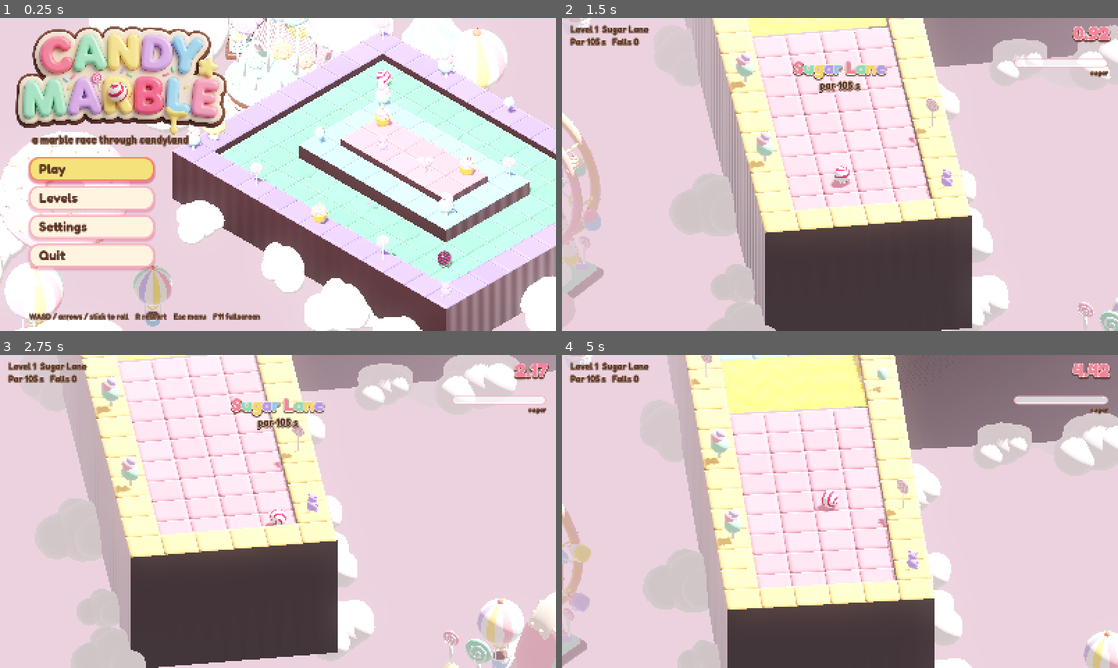
Above: before the commit, frames 1-4 (two rows, left to right).
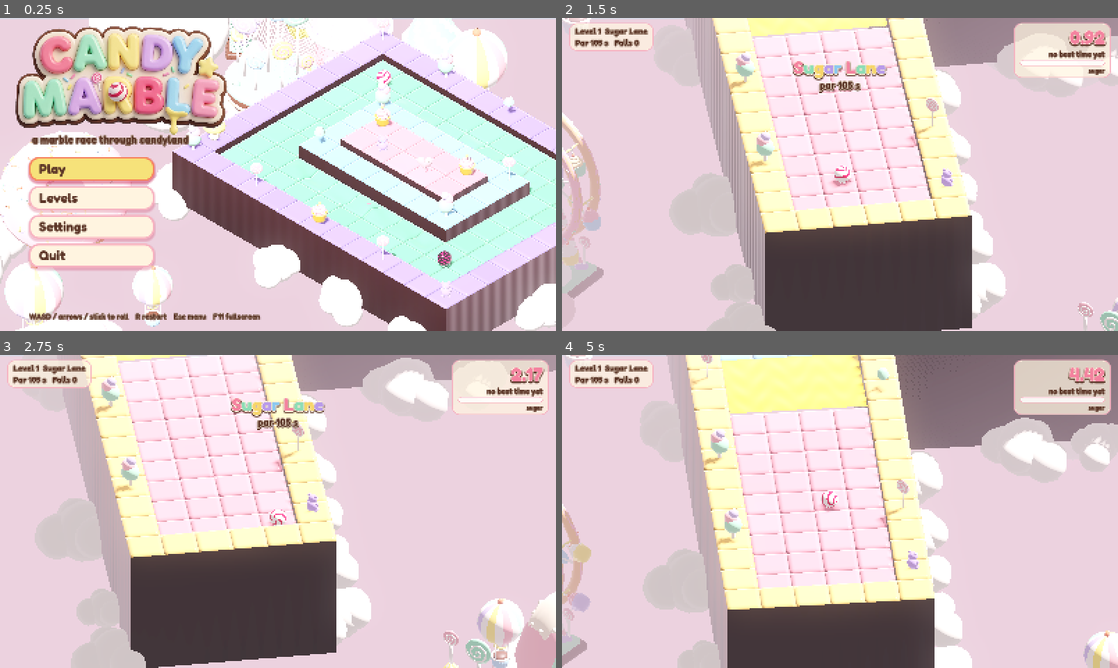
Above: after the commit, the same moments.

Repository: vLX42/candy-marble
Game: Godot game, scene res://scenes/title.tscn
Same seed, same stepped clock (60 frames per second), same inputs: the game is played once before the commit and once after it.
Inputs:
- Up to frame 1 (0.25 s): no input
- Up to frame 2 (1.5 s): click "Play" at 0.5 s; tap Enter at 1.25, 1.35 s; hold D (right) from 1.28 s (still down)
- Up to frame 3 (2.75 s): release D (right) at 2.03 s; hold S (down) from 2.03 s (still down); tap Enter at 2.1 s
- Up to frame 4 (5 s): release S (down) at 2.78 s; hold D (right) 2.78-3.53 s; tap Enter at 2.85, 3.6, 4.35 s; hold W (up) 3.53-4.28 s; hold A (left) from 4.28 s (still down)

The runs differ from the first frame. In frame 1, 4.2% of the frame differs, in the area x 4-100%, y 0-100%; in frame 2, 5.5%; in frame 3, 6.5%; in frame 4, 8.4%, in the area x 0-100%, y 0-100%.

Commit message:
Performance: adaptive indexed terrain, no backdrop shadows, cheaper shadows/SSAO; tidy HUD cards

Diff:
--- a/project.godot
+++ b/project.godot
@@ -38,3 +38,5 @@
 [rendering]
 
 anti_aliasing/quality/msaa_3d=2
+environment/ssao/quality=1
+environment/ssao/half_size=true
--- a/scripts/backdrop.gd
+++ b/scripts/backdrop.gd
@@ -78,6 +78,7 @@
 		return null
 	var n: Node3D = load(path).instantiate()
 	add_child(n)
+	Terrain.no_shadows(n)
 	return n
 
 
--- a/scripts/main.gd
+++ b/scripts/main.gd
@@ -410,7 +410,7 @@
 
 func _update_best_label() -> void:
 	var best := scores.best(_score_key())
-	_hud_best.text = "Best %.2f" % best if best > 0.0 else ""
+	_hud_best.text = "best  %.2f" % best if best > 0.0 else "no best time yet"
 
 
 func on_bump(pos: Vector3) -> void:
@@ -591,27 +591,48 @@
 	var layer := CanvasLayer.new()
 	add_child(layer)
 
-	_hud_level = _label(26)
-	_hud_level.position = Vector2(24, 16)
-	layer.add_child(_hud_level)
-
-	_hud_time = _label(56)
-	_hud_time.anchor_left = 1.0
-	_hud_time.anchor_right = 1.0
-	_hud_time.offset_left = -300.0
-	_hud_time.offset_right = -24.0
-	_hud_time.offset_top = 8.0
+	var left := _card()
+	left.position = Vector2(20, 14)
+	layer.add_child(left)
+	_hud_level = _label(24)
+	left.add_child(_hud_level)
+
+	# Top-right card: timer, best time, sugar meter, stacked so nothing overlaps.
+	var card := _card()
+	card.anchor_left = 1.0
+	card.anchor_right = 1.0
+	card.offset_left = -300.0
+	card.offset_right = -20.0
+	card.offset_top = 14.0
+	card.grow_horizontal = Control.GROW_DIRECTION_BEGIN
+	layer.add_child(card)
+	var col := VBoxContainer.new()
+	col.add_theme_constant_override("separation", 2)
+	card.add_child(col)
+	_hud_time = _label(54)
 	_hud_time.horizontal_alignment = HORIZONTAL_ALIGNMENT_RIGHT
-	layer.add_child(_hud_time)
-
-	_hud_best = _label(24)
-	_hud_best.anchor_left = 1.0
-	_hud_best.anchor_right = 1.0
-	_hud_best.offset_left = -300.0
-	_hud_best.offset_right = -28.0
-	_hud_best.offset_top = 78.0
+	col.add_child(_hud_time)
+	_hud_best = _label(22)
 	_hud_best.horizontal_alignment = HORIZONTAL_ALIGNMENT_RIGHT
-	layer.add_child(_hud_best)
+	col.add_child(_hud_best)
+	_hud_rush = ProgressBar.new()
+	_hud_rush.show_percentage = false
+	_hud_rush.max_value = 1.0
+	_hud_rush.custom_minimum_size = Vector2(240, 18)
+	var bg := StyleBoxFlat.new()
+	bg.bg_color = Color(1, 1, 1, 0.8)
+	bg.set_corner_radius_all(10)
+	bg.border_color = Palette.PINK
+	bg.set_border_width_all(2)
+	var fill := StyleBoxFlat.new()
+	fill.bg_color = Palette.CORAL
+	fill.set_corner_radius_all(10)
+	_hud_rush.add_theme_stylebox_override("background", bg)
+	_hud_rush.add_theme_stylebox_override("fill", fill)
+	col.add_child(_hud_rush)
+	_hud_rush_label = _label(18)
+	_hud_rush_label.horizontal_alignment = HORIZONTAL_ALIGNMENT_RIGHT
+	col.add_child(_hud_rush_label)
 
 	_hud_message = RichTextLabel.new()
 	_hud_message.bbcode_enabled = true
@@ -625,35 +646,6 @@
 	CandyText.style(_hud_message, 52)
 	layer.add_child(_hud_message)
 
-	_hud_rush = ProgressBar.new()
-	_hud_rush.show_percentage = false
-	_hud_rush.max_value = 1.0
-	_hud_rush.anchor_left = 1.0
-	_hud_rush.anchor_right = 1.0
-	_hud_rush.offset_left = -300.0
-	_hud_rush.offset_right = -28.0
-	_hud_rush.offset_top = 118.0
-	_hud_rush.offset_bottom = 142.0
-	var bg := StyleBoxFlat.new()
-	bg.bg_color = Color(1, 1, 1, 0.7)
-	bg.set_corner_radius_all(12)
-	bg.border_color = Palette.PINK
-	bg.set_border_width_all(3)
-	var fill := StyleBoxFlat.new()
-	fill.bg_color = Palette.CORAL
-	fill.set_corner_radius_all(12)
-	_hud_rush.add_theme_stylebox_override("background", bg)
-	_hud_rush.add_theme_stylebox_override("fill", fill)
-	layer.add_child(_hud_rush)
-	_hud_rush_label = _label(20)
-	_hud_rush_label.anchor_left = 1.0
-	_hud_rush_label.anchor_right = 1.0
-	_hud_rush_label.offset_left = -300.0
-	_hud_rush_label.offset_right = -28.0
-	_hud_rush_label.offset_top = 144.0
-	_hud_rush_label.horizontal_alignment = HORIZONTAL_ALIGNMENT_RIGHT
-	layer.add_child(_hud_rush_label)
-
 	_hud_board = _label(26)
 	_hud_board.anchor_left = 0.5
 	_hud_board.anchor_right = 0.5
@@ -663,6 +655,23 @@
 	layer.add_child(_hud_board)
 
 
+## Rounded cream card behind HUD text, like the menu buttons.
+func _card() -> PanelContainer:
+	var p := PanelContainer.new()
+	p.mouse_filter = Control.MOUSE_FILTER_IGNORE
+	var sb := StyleBoxFlat.new()
+	sb.bg_color = Color(1.0, 0.96, 0.88, 0.72)
+	sb.border_color = Color(Palette.PINK, 0.9)
+	sb.set_border_width_all(3)
+	sb.set_corner_radius_all(22)
+	sb.content_margin_left = 18
+	sb.content_margin_right = 18
+	sb.content_margin_top = 8
+	sb.content_margin_bottom = 10
+	p.add_theme_stylebox_override("panel", sb)
+	return p
+
+
 func _label(font_size: int) -> Label:
 	var l := Label.new()
 	CandyText.style(l, font_size)
--- a/scripts/settings.gd
+++ b/scripts/settings.gd
@@ -76,7 +76,7 @@
 	env.glow_enabled = graphics_high
 	if sun:
 		sun.shadow_enabled = true
-		sun.directional_shadow_mode = DirectionalLight3D.SHADOW_PARALLEL_4_SPLITS if graphics_high \
+		sun.directional_shadow_mode = DirectionalLight3D.SHADOW_PARALLEL_2_SPLITS if graphics_high \
 			else DirectionalLight3D.SHADOW_ORTHOGONAL
 
 
--- a/scripts/terrain.gd
+++ b/scripts/terrain.gd
@@ -34,6 +34,7 @@
 
 	var mat := ShaderMaterial.new()
 	mat.shader = TerrainShader
+	_st.index()
 	var mi := MeshInstance3D.new()
 	mi.mesh = _st.commit()
 	mi.material_override = mat
@@ -58,30 +59,47 @@
 	var z0 := j * LevelBase.TILE
 	var pillow := 0.0 if level.is_ramp(i, j) else 1.0
 	var rand := _rng.randf()
-	# Vertex heights for this tile.
+	# Flat or evenly sloped tiles don't need the fine grid: vertex lines at the
+	# edges and one STEP in are enough for the shader's seam groove, so they
+	# look identical with 9 cells instead of 64.
+	var simple := _is_simple(i, j, x0, z0)
+	var off := PackedFloat32Array()
+	if simple:
+		off = PackedFloat32Array([0.0, STEP, LevelBase.TILE - STEP, LevelBase.TILE])
+	else:
+		for k in N + 1:
+			off.append(k * STEP)
+	var n := off.size() - 1
 	var hv: Array[PackedFloat32Array] = []
-	for a in N + 1:
+	for a in n + 1:
 		var col := PackedFloat32Array()
-		col.resize(N + 1)
-		for b in N + 1:
-			col[b] = level.surface(i, j, x0 + a * STEP, z0 + b * STEP)
+		col.resize(n + 1)
+		for b in n + 1:
+			col[b] = level.surface(i, j, x0 + off[a], z0 + off[b])
 		hv.append(col)
 
-	for a in N:
-		for b in N:
-			var cx := x0 + (a + 0.5) * STEP
-			var cz := z0 + (b + 0.5) * STEP
-			if level.in_hole(cx, cz):
+	for a in n:
+		for b in n:
+			var xa := x0 + off[a]
+			var xb := x0 + off[a + 1]
+			var za := z0 + off[b]
+			var zb := z0 + off[b + 1]
+			var cx := (xa + xb) * 0.5
+			var cz := (za + zb) * 0.5
+			if not simple and level.in_hole(cx, cz):
 				continue
-			var xa := x0 + a * STEP
-			var za := z0 + b * STEP
 			var p00 := Vector3(xa, hv[a][b], za)
-			var p10 := Vector3(xa + STEP, hv[a + 1][b], za)
-			var p11 := Vector3(xa + STEP, hv[a + 1][b + 1], za + STEP)
-			var p01 := Vector3(xa, hv[a][b + 1], za + STEP)
+			var p10 := Vector3(xb, hv[a + 1][b], za)
+			var p11 := Vector3(xb, hv[a + 1][b + 1], zb)
+			var p01 := Vector3(xa, hv[a][b + 1], zb)
 			var col := level.cell_color(i, j, cx, cz)
 			col.a = pillow
-			var ns := [_normal(hv, a, b), _normal(hv, a + 1, b), _normal(hv, a + 1, b + 1), _normal(hv, a, b + 1)]
+			var ns: Array
+			if simple:
+				var nrm := _normal_at(i, j, cx, cz)
+				ns = [nrm, nrm, nrm, nrm]
+			else:
+				ns = [_normal(hv, a, b), _normal(hv, a + 1, b), _normal(hv, a + 1, b + 1), _normal(hv, a, b + 1)]
 			var pts := [p00, p10, p11, p01]
 			for k in [0, 1, 2, 0, 2, 3]:
 				_st.set_color(col)
@@ -89,11 +107,33 @@
 				_st.set_normal(ns[k])
 				_st.add_vertex(pts[k])
 				_faces.append(pts[k])
-			# Walls on edges that face void, the hole, or a lower tile.
-			_edge(i, j, a, b, p00, p10, Vector3.FORWARD, cx, cz - STEP, pillow)
-			_edge(i, j, a, b, p10, p11, Vector3.RIGHT, cx + STEP, cz, pillow)
-			_edge(i, j, a, b, p11, p01, Vector3.BACK, cx, cz + STEP, pillow)
-			_edge(i, j, a, b, p01, p00, Vector3.LEFT, cx - STEP, cz, pillow)
+			# Walls on edges that face void, the hole, or a lower tile. The probe
+			# point is the neighbouring cell's centre (fine grid) or just across
+			# the edge (coarse grid, never next to the hole).
+			var hx := (xb - xa) * 0.5 if not simple else 0.05
+			var hz := (zb - za) * 0.5 if not simple else 0.05
+			_edge(i, j, p00, p10, Vector3.FORWARD, cx, za - hz, pillow)
+			_edge(i, j, p10, p11, Vector3.RIGHT, xb + hx, cz, pillow)
+			_edge(i, j, p11, p01, Vector3.BACK, cx, zb + hz, pillow)
+			_edge(i, j, p01, p00, Vector3.LEFT, xa - hx, cz, pillow)
+
+
+## True if the tile has no waves, hills, trenches or hole on it.
+func _is_simple(i: int, j: int, x0: float, z0: float) -> bool:
+	for a in range(0, N + 1, 2):
+		for b in range(0, N + 1, 2):
+			var x := x0 + a * STEP
+			var z := z0 + b * STEP
+			if absf(level.feature(x, z)) > 0.0005 or level.in_hole(x, z):
+				return false
+	return true
+
+
+func _normal_at(i: int, j: int, x: float, z: float) -> Vector3:
+	var e := 0.05
+	var dx := (level.surface(i, j, x + e, z) - level.surface(i, j, x - e, z)) / (2.0 * e)
+	var dz := (level.surface(i, j, x, z + e) - level.surface(i, j, x, z - e)) / (2.0 * e)
+	return Vector3(-dx, 1.0, -dz).normalized()
 
 
 func _normal(hv: Array[PackedFloat32Array], a: int, b: int) -> Vector3:
@@ -106,7 +146,7 @@
 	return Vector3(-dx, 1.0, -dz).normalized()
 
 
-func _edge(i: int, j: int, _a: int, _b: int, pa: Vector3, pb: Vector3, n: Vector3, nx: float, nz: float, pillow: float) -> void:
+func _edge(i: int, j: int, pa: Vector3, pb: Vector3, n: Vector3, nx: float, nz: float, pillow: float) -> void:
 	var nt := level.tile_at(nx, nz)
 	var to_void := not level.is_tile_ground(nt.x, nt.y)
 	var into_hole := level.in_hole(nx, nz)
@@ -133,12 +173,15 @@
 		_st.add_vertex(p)
 		_faces.append(p)
 
-	var mid: Vector3 = (pa + pb) * 0.5
-	if level.is_ramp(i, j) and not into_hole and _rng.randf() < 0.55:
-		var length := _rng.randf_range(0.25, 0.9)
-		_drips.append(Transform3D(Basis.IDENTITY.scaled(Vector3(1, length, 1)), mid + n * 0.02 - Vector3.UP * length * 0.45))
-	if to_void and _rng.randf() < 0.05:
-		_cloud_spots.append(mid + n * 0.6)
+	# Drips and cloud spots per STEP of edge, so coarse edges get as many.
+	var segs := maxi(1, roundi(pa.distance_to(pb) / STEP))
+	for k in segs:
+		var mid: Vector3 = pa.lerp(pb, (k + 0.5) / segs)
+		if level.is_ramp(i, j) and not into_hole and _rng.randf() < 0.55:
+			var length := _rng.randf_range(0.25, 0.9)
+			_drips.append(Transform3D(Basis.IDENTITY.scaled(Vector3(1, length, 1)), mid + n * 0.02 - Vector3.UP * length * 0.45))
+		if to_void and _rng.randf() < 0.05:
+			_cloud_spots.append(mid + n * 0.6)
 
 
 func _add_drips() -> void:
@@ -157,6 +200,7 @@
 		mm.set_instance_transform(k, _drips[k])
 	var mmi := MultiMeshInstance3D.new()
 	mmi.multimesh = mm
+	mmi.cast_shadow = GeometryInstance3D.SHADOW_CASTING_SETTING_OFF
 	add_child(mmi)
 
 
@@ -176,3 +220,11 @@
 		cloud.scale = Vector3.ONE * _rng.randf_range(1.0, 1.8)
 		cloud.rotation.y = _rng.randf() * TAU
 		add_child(cloud)
+		Terrain.no_shadows(cloud)
+
+
+## Turns off shadow casting for every mesh under `n` (scenery far below the
+## track: its shadows are never visible, but they cost a lot to render).
+static func no_shadows(n: Node) -> void:
+	for g: GeometryInstance3D in n.find_children("*", "GeometryInstance3D", true, false):
+		g.cast_shadow = GeometryInstance3D.SHADOW_CASTING_SETTING_OFF
--- /dev/null
+++ b/tests/perf.gd
@@ -0,0 +1,56 @@
+extends SceneTree
+## Rough render cost of a level. Run with a window (not --headless):
+##   godot -s tests/perf.gd -- --level=4
+## Prints average FPS, triangles and draw calls over a few seconds of the bot
+## camera sitting at several points along the route, plus terrain mesh size.
+
+var main
+var t := 0.0
+var samples := []
+var level := 4
+var stops := 0
+
+
+func _initialize() -> void:
+	for a in OS.get_cmdline_user_args():
+		if a.begins_with("--level="):
+			level = int(a.get_slice("=", 1))
+	main = load("res://scenes/main.tscn").instantiate()
+	main.first_level = level - 1
+	main.save_scores = false
+	root.add_child(main)
+
+
+func _process(delta: float) -> bool:
+	t += delta
+	if t < 1.5:
+		return false
+	# Hop the ball along the route so we look at different parts of the level.
+	var route: Array = main.level.route
+	var k := int((t - 1.5) / 1.0)
+	if k != stops and k < 6:
+		stops = k
+		var p: Vector2 = main.level.tile_center_f(route[int(route.size() * k / 6.0)])
+		PhysicsServer3D.body_set_state(main.ball.get_rid(), PhysicsServer3D.BODY_STATE_TRANSFORM,
+			Transform3D(Basis.IDENTITY, main.ground(p) + Vector3.UP * 0.6))
+	if k >= 6:
+		var fps := 0.0
+		var tris := 0.0
+		var calls := 0.0
+		for s in samples:
+			fps += s[0]; tris += s[1]; calls += s[2]
+		var n := maxf(samples.size(), 1)
+		var verts := 0
+		for c in main.world.get_children():
+			if c is Terrain:
+				for m in c.get_children():
+					if m is MeshInstance3D:
+						verts += m.mesh.surface_get_array_len(0)
+		print("PERF level %d: fps %.0f  triangles %.0f  draw calls %.0f  terrain vertices %d" % [level, fps / n, tris / n, calls / n, verts])
+		quit()
+		return false
+	if fmod(t, 1.0) > 0.5:
+		samples.append([Performance.get_monitor(Performance.TIME_FPS),
+			Performance.get_monitor(Performance.RENDER_TOTAL_PRIMITIVES_IN_FRAME),
+			Performance.get_monitor(Performance.RENDER_TOTAL_DRAW_CALLS_IN_FRAME)])
+	return false
Not shown, added: tests/perf.gd.uid
Not shown, changed: README.md
